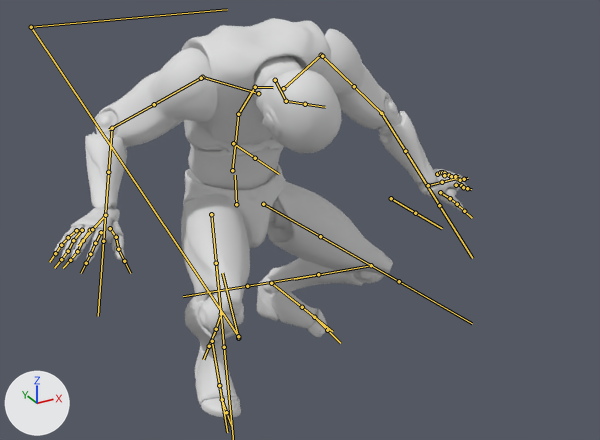
The FBX model Assets/FBX/Characters/Mannequin/Animations/TPS_Land.fbx as it was, and as the next commit left it.
Rendered twice from a 50 mm lens placed at (-1.014, -2.284, 1.534), pointed at (0.136, -0.193, 0.489). The axes (+X, +Y, +Z) are drawn at lower left. The lights are the same throughout. Both versions are drawn at frame 7 of the action 'root|rootAction'; the numbers are the values there. The bones that bend it are drawn over the model as lines.

In view in the first picture: 'SK_Mannequin.001'.
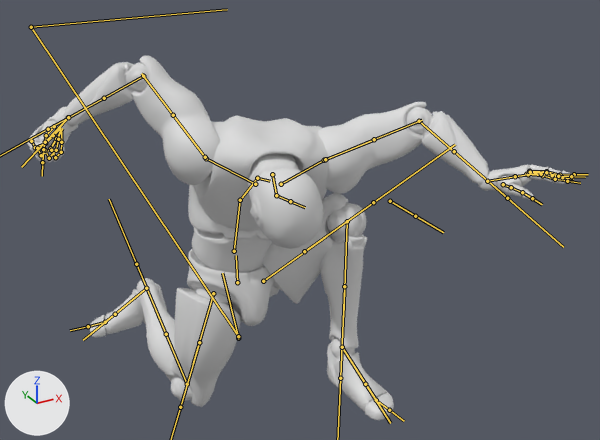
What differs and where, as boxes (x1, y1, x2, y2) in the pictures (600 x 440 px):
'SK_Mannequin.001', posed (32% wider, 9% shorter)
    before: (54, 18, 468, 418)
    after: (27, 55, 573, 420)
bone 'pelvis', root to tip
    before: (236, 204) to (235, 175)
    after: (237, 282) to (236, 255)
bone 'spine_02', root to tip
    before: (238, 114) to (255, 87)
    after: (240, 200) to (257, 178)
bone 'upperarm_l', root to tip
    before: (321, 55) to (353, 85)
    after: (324, 160) to (372, 140)
bone 'lowerarm_l', root to tip
    before: (381, 113) to (416, 168)
    after: (419, 121) to (470, 166)
bone 'hand_l', root to tip
    before: (427, 185) to (446, 181)
    after: (487, 181) to (525, 175)
bone 'upperarm_r', root to tip
    before: (202, 77) to (155, 103)
    after: (206, 158) to (174, 116)
bone 'hand_r', root to tip
    before: (105, 215) to (91, 231)
    after: (68, 117) to (43, 144)
bone 'index_01_r', root to tip
    before: (101, 232) to (95, 243)
    after: (31, 141) to (35, 147)
bone 'index_02_r', root to tip
    before: (95, 243) to (90, 254)
    after: (35, 147) to (45, 143)
bone 'index_03_r', root to tip
    before: (90, 254) to (86, 263)
    after: (45, 143) to (53, 135)
bone 'middle_01_r', root to tip
    before: (90, 230) to (83, 240)
    after: (37, 148) to (41, 155)
bone 'middle_02_r', root to tip
    before: (83, 240) to (77, 251)
    after: (41, 155) to (50, 148)
bone 'middle_03_r', root to tip
    before: (77, 251) to (70, 260)
    after: (50, 148) to (56, 138)
bone 'pinky_01_r', root to tip
    before: (76, 230) to (68, 237)
    after: (51, 150) to (55, 157)
bone 'pinky_02_r', root to tip
    before: (68, 237) to (61, 245)
    after: (55, 157) to (61, 152)
bone 'pinky_03_r', root to tip
    before: (61, 245) to (55, 253)
    after: (61, 152) to (61, 142)
bone 'ring_01_r', root to tip
    before: (82, 230) to (73, 240)
    after: (45, 150) to (49, 158)
bone 'ring_02_r', root to tip
    before: (73, 240) to (68, 251)
    after: (49, 158) to (56, 150)
bone 'ring_03_r', root to tip
    before: (68, 251) to (61, 259)
    after: (56, 150) to (58, 139)
bone 'thumb_01_r', root to tip
    before: (110, 228) to (116, 237)
    after: (54, 126) to (46, 135)
bone 'thumb_02_r', root to tip
    before: (116, 237) to (118, 249)
    after: (46, 135) to (43, 149)
bone 'thigh_l', root to tip
    before: (263, 204) to (346, 251)
    after: (263, 281) to (325, 237)
bone 'calf_l', root to tip
    before: (371, 265) to (294, 279)
    after: (347, 221) to (343, 317)
bone 'foot_l', root to tip
    before: (271, 283) to (314, 317)
    after: (342, 347) to (376, 400)
bone 'ball_l', root to tip
    before: (314, 317) to (327, 330)
    after: (376, 400) to (389, 410)
bone 'thigh_r', root to tip
    before: (211, 214) to (218, 287)
    after: (213, 293) to (193, 363)
bone 'calf_r', root to tip
    before: (221, 314) to (214, 335)
    after: (187, 384) to (156, 310)
bone 'foot_r', root to tip
    before: (212, 341) to (222, 399)
    after: (146, 288) to (105, 322)

The edits, one by one:
Bone 'pelvis' (bone_pelvis) moves from (-18.4, -40.8, -2.4) to (-24.2, -68.3, -2.4).
Bone 'spine_02' (bone_spine_02) turns from (0, 0, 35) to (3, -14, 35) degrees about its own x, y and z.
Bone 'upperarm_l' (bone_upperarm_l) turns from (-20, 9, 49) to (-64, -22, -1) degrees about its own x, y and z.
Bone 'lowerarm_l' (bone_lowerarm_l) turns from (0, 0, 1) to (-8, 2, 34) degrees about its own x, y and z.
Bone 'hand_l' (bone_hand_l) turns from (-75, -23, 46) to (-82, -42, 95) degrees about its own x, y and z.
Bone 'upperarm_r' (bone_upperarm_r) turns from (-15, 15, -29) to (-11, -6, 46) degrees about its own x, y and z.
Bone 'hand_r' (bone_hand_r) turns from (-7, -3, -54) to (-15, 151, -54) degrees about its own x, y and z.
Bone 'index_01_r' (bone_index_01_r) moves from (0.0, 0.0, 0.0) to (0.7, 0.0, -0.3).
Bone 'index_01_r' (bone_index_01_r) turns from (0, 0, 0) to (30, 1, 59) degrees about its own x, y and z.
Bone 'index_02_r' (bone_index_02_r) turns from (0, 0, 0) to (0, 0, 59) degrees about its own x, y and z.
Bone 'index_03_r' (bone_index_03_r) turns from (0, 0, 0) to (0, 0, 59) degrees about its own x, y and z.
Bone 'middle_01_r' (bone_middle_01_r) moves from (0.0, 0.0, 0.0) to (-0.5, 0.4, 0.0).
Bone 'middle_01_r' (bone_middle_01_r) turns from (0, 0, 0) to (17, 5, 64) degrees about its own x, y and z.
Bone 'middle_02_r' (bone_middle_02_r) turns from (0, 0, 0) to (0, 0, 64) degrees about its own x, y and z.
Bone 'middle_03_r' (bone_middle_03_r) turns from (0, 0, 0) to (0, 0, 64) degrees about its own x, y and z.
Bone 'pinky_01_r' (bone_pinky_01_r) moves from (0.0, 0.0, 0.0) to (0.2, -0.4, 0.1).
Bone 'pinky_01_r' (bone_pinky_01_r) turns from (0, 0, 0) to (-10, 7, 64) degrees about its own x, y and z.
Bone 'pinky_02_r' (bone_pinky_02_r) turns from (0, 0, 0) to (0, 0, 64) degrees about its own x, y and z.
Bone 'pinky_03_r' (bone_pinky_03_r) turns from (0, 0, 0) to (0, 0, 64) degrees about its own x, y and z.
Bone 'ring_01_r' (bone_ring_01_r) moves from (0.0, 0.0, 0.0) to (-0.5, -0.1, 0.0).
Bone 'ring_01_r' (bone_ring_01_r) turns from (0, 0, 0) to (1, 10, 65) degrees about its own x, y and z.
Bone 'ring_02_r' (bone_ring_02_r) turns from (0, 0, 0) to (0, 0, 65) degrees about its own x, y and z.
Bone 'ring_03_r' (bone_ring_03_r) turns from (0, 0, 0) to (0, 0, 65) degrees about its own x, y and z.
Bone 'thumb_01_r' (bone_thumb_01_r) turns from (0, 0, 0) to (2, -5, 26) degrees about its own x, y and z.
Bone 'thumb_02_r' (bone_thumb_02_r) turns from (0, 0, 0) to (0, 0, 26) degrees about its own x, y and z.
Bone 'thigh_l' (bone_thigh_l) turns from (-40, 1, 20) to (-17, 10, 115) degrees about its own x, y and z.
Bone 'calf_l' (bone_calf_l) turns from (20, 24, -102) to (18, 27, -113) degrees about its own x, y and z.
Bone 'foot_l' (bone_foot_l) turns from (10, -1, 61) to (-11, 7, -15) degrees about its own x, y and z.
Bone 'ball_l' (bone_ball_l) turns from (-1, 0, 40) to (0, 0, 0) degrees about its own x, y and z.
Bone 'thigh_r' (bone_thigh_r) turns from (-9, -9, -56) to (-8, -29, 35) degrees about its own x, y and z.
Bone 'calf_r' (bone_calf_r) turns from (19, -26, 107) to (20, -21, 93) degrees about its own x, y and z.
Bone 'foot_r' (bone_foot_r) turns from (12, -13, 37) to (87, 27, 145) degrees about its own x, y and z.
